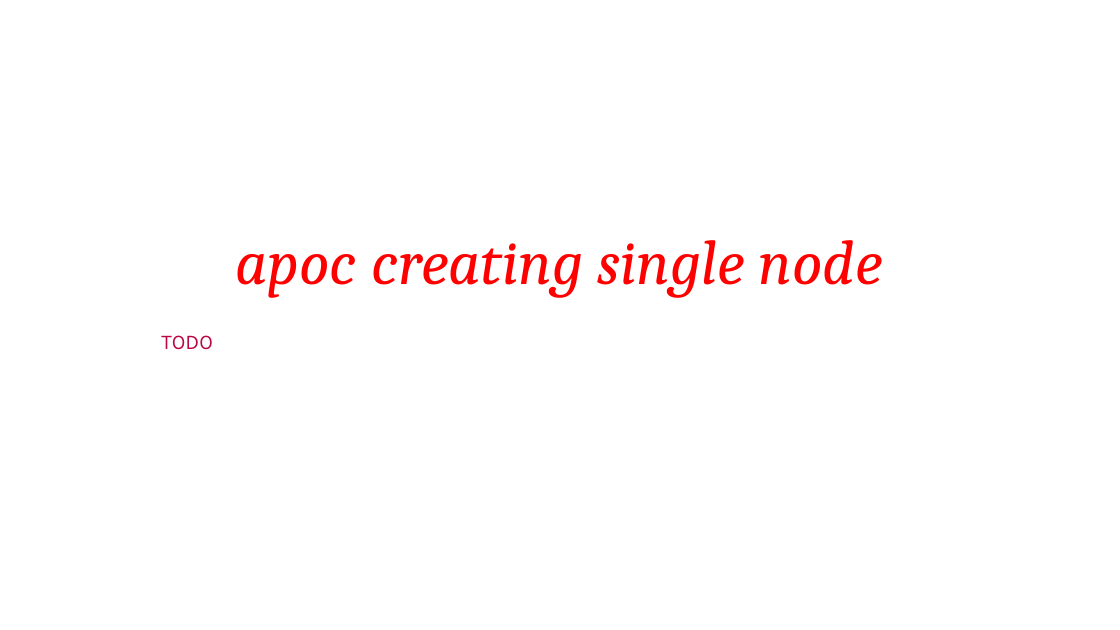
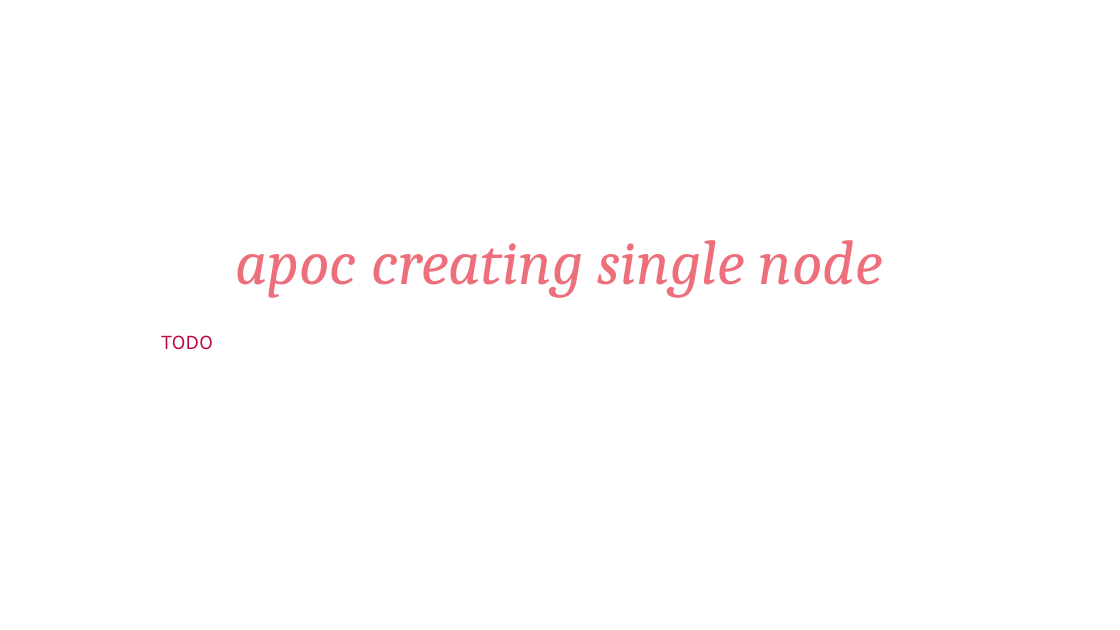
Before and after one commit to Saleel-Bagde/PPT-s, a slide deck: slide 37 of Neo4j.pptx. Drawn at 1120x630 pixels with LibreOffice and Linux fonts; fonts in the diff are those of the drawing. Boxes give left, top, right and bottom in pixels: in the first picture for what was removed or moved away, otherwise in the second. Text is boxed around its words. In the diff, an @@ line names an element or a change of style, - is before the commit and + after.

```diff
--- a/Neo4j.pptx
+++ b/Neo4j.pptx
@@ text "apoc creating single node" at box(235, 240, 883, 298): text colour #FF0000 to #ED6F7B @@
```
Also in this commit, not shown: 4 other slides changed.
